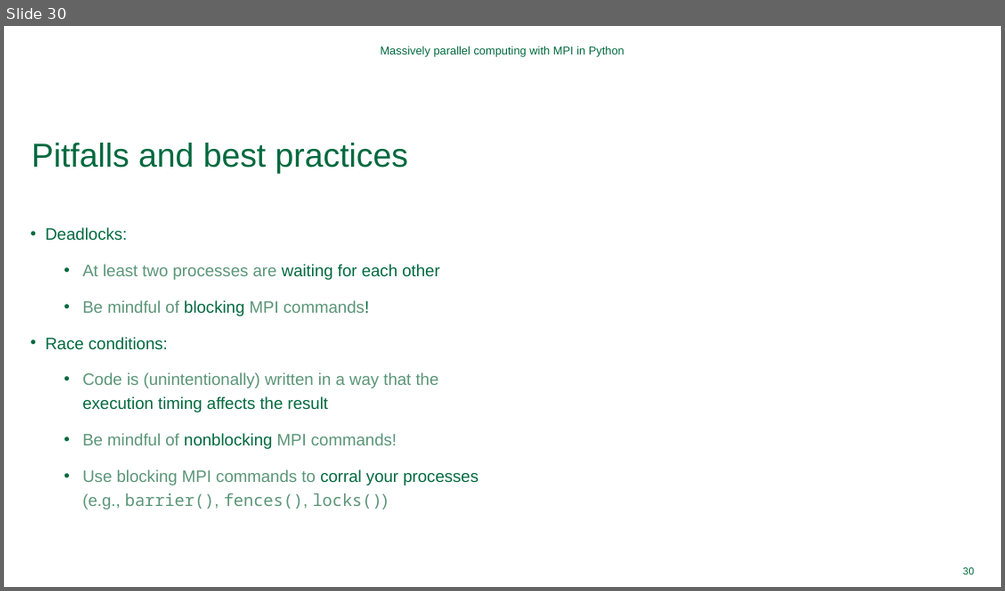
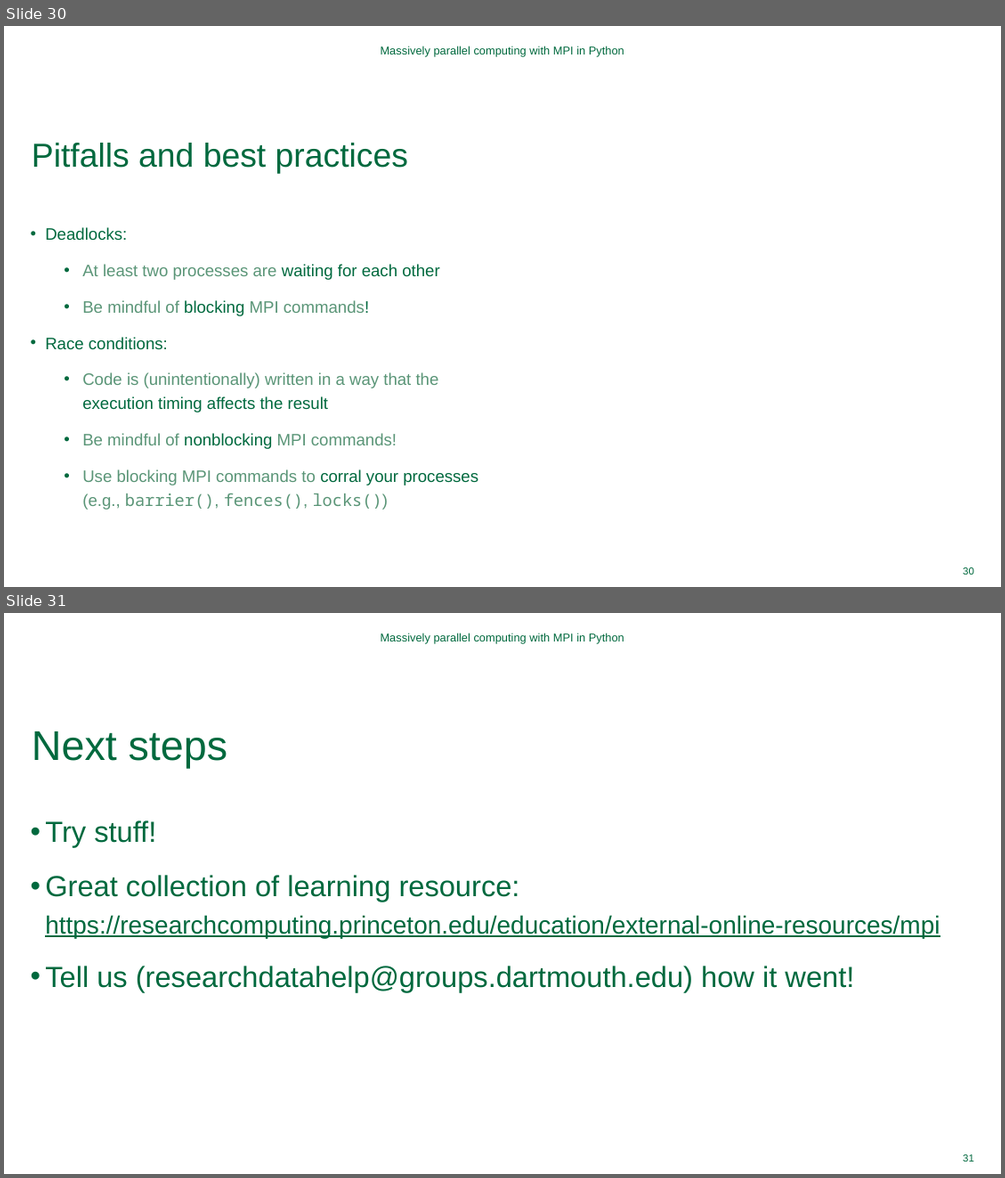
Before and after one commit to Dartmouth-Libraries/distributed-computing-with-python-and-mpi, a slide deck: ppt/Distributed-Computing-with-MPI.pptx. Shown one above the other, each under a label of ours: slide 30 before the commit, slides 30 and 31 after it. The pictures are 1005x591 and 1005x1178 pixels, drawn with LibreOffice and Linux fonts; fonts in the diff are those of the drawing; grey boxes stand for pictures; background and template pictures are left out. Boxes give left, top, right and bottom in pixels: in the first picture for what was removed or moved away, otherwise in the second. Text is boxed around its words. In the diff, an @@ line names an element or a change of style, - is before the commit and + after.

Commit message:
updates slide deck

```diff
--- a/ppt/Distributed-Computing-with-MPI.pptx
+++ b/ppt/Distributed-Computing-with-MPI.pptx
@@ slide 31 added at [4,613,1001,1174], background #FFFFFF @@
@@ text added at [380,633,624,643], 11 pt, text #00693E @@
+Massively parallel computing with MPI in Python
@@ title added at [32,731,227,769], 40 pt, text #00693E @@
+Next steps
@@ text added at [45,820,939,992], 28 pt, text #00693E @@
+• Try stuff!
+• Great collection of learning resource: https://researchcomputing.princeton.edu/education/external-online-resources/mpi
+• Tell us (researchdatahelp@groups.dartmouth.edu) how it went!
@@ page number added at [963,1154,974,1161], 9.8 pt, text #00693E @@
+31
```
